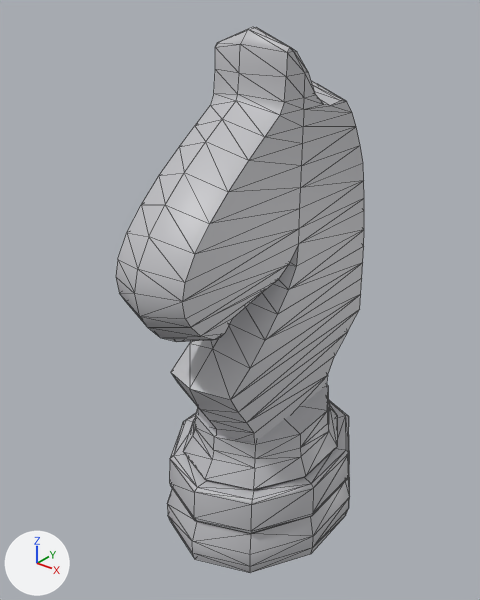
Before and after pictures for a commit that changed the glTF model assets/toy/item-1-7.glb.
The view is the same before and after, from a 50 mm lens placed at (0.136, -0.186, 0.21), pointed at (-0.006, -0.009, 0.1). Every picture has the same lights, and +X, +Y and +Z are marked at lower left. The first picture is the older version. Mesh edges are drawn as thin lines.

Script lines for the objects in view, before the commit:
```python
mat_piece_1_7 = principled_material('piece-1-7')
mat_piece_1_7.base_color = (0.503, 0.503, 0.525)  # light grey #bcbcc0
mat_piece_1_7.roughness = 0.45
mat_piece_1_7.emission_color = (0.0106, 0.0106, 0.0111)  # black #1a1a1b
mat_piece_1_7.emission_strength = 1.0
me_chesskitexport_014 = bpy.data.meshes.new('chessKitExport.014')
me_chesskitexport_014.from_pydata(...)  # 335 vertices, 662 faces; spans x -0.036..0.036, y -0.066..0.055, z 0.0..0.197
me_chesskitexport_014.materials.append(mat_piece_1_7)  # light grey #bcbcc0
ob_blackhorse = bpy.data.objects.new('BlackHorse', me_chesskitexport_014)
ob_blackhorse.location = (0.0, 0.0, 0.0)
```
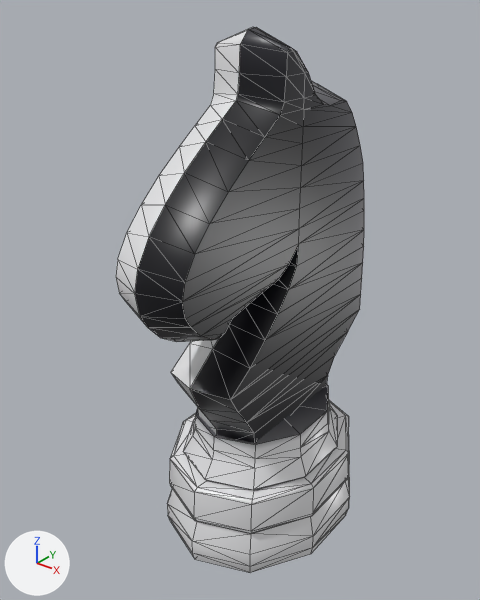
Where the change shows, as pixel boxes (x1, y1, x2, y2) in the pictures (480 x 600 px):
'BlackHorse', surface changed (light grey to grey)
    both: (116, 27, 364, 573)

The change in detail:
Picture 'Image_0' (img_image_0) is new.
In material 'piece-1-7' (mat_piece_1_7), base_color is no longer (0.503, 0.503, 0.525), light grey #bcbcc0.
In material 'piece-1-7' (mat_piece_1_7), emission_color is no longer (0.0106, 0.0106, 0.0111), black #1a1a1b.
In material 'piece-1-7' (mat_piece_1_7), emission_strength is no longer 1.0.
In material 'piece-1-7' (mat_piece_1_7), texture is now set to img_image_0.
In material 'piece-1-7' (mat_piece_1_7), metallic goes from 0.0 to 0.1.
In material 'piece-1-7' (mat_piece_1_7), roughness goes from 0.45 to 0.35.
